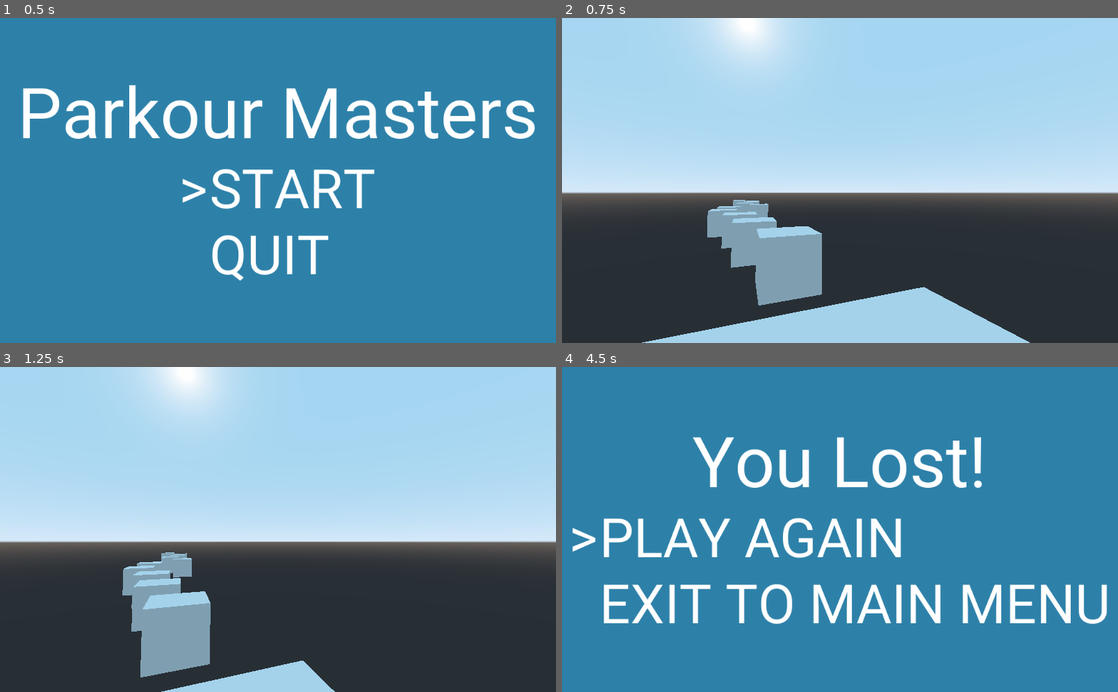
Above: before the commit, frames 1-4 (two rows, left to right).
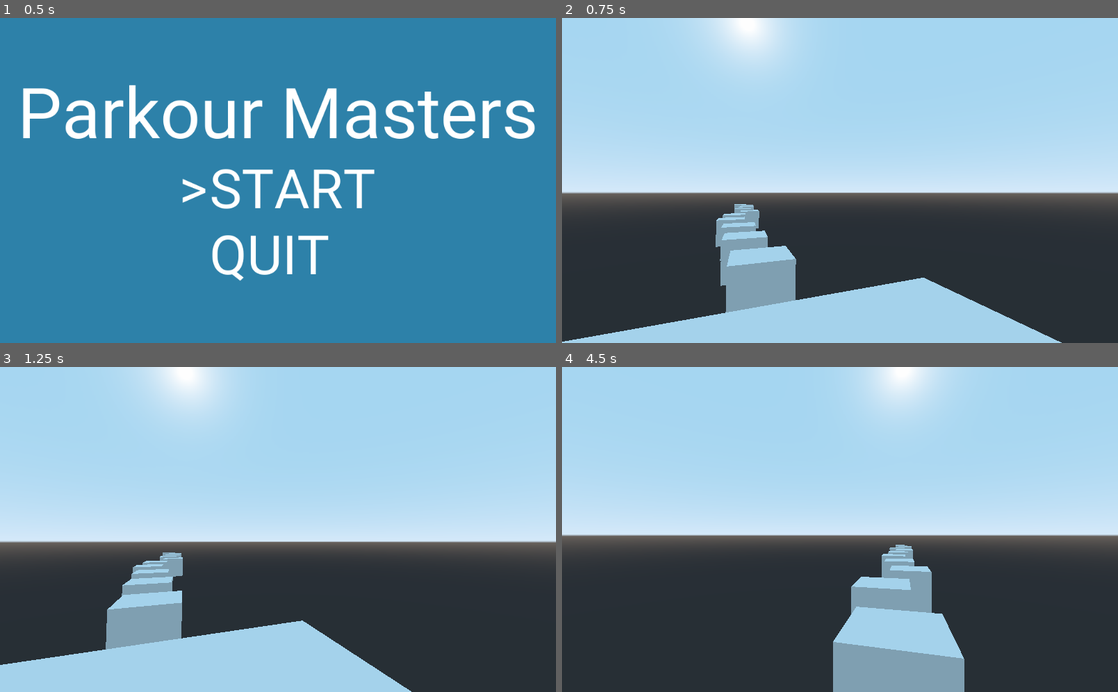
Above: after the commit, the same moments.

Repository: OverloadedOrama/Parkour-Masters
Game: Godot game, scene res://MainMenu.tscn
Two runs of this game, one before a commit and one after it. Both use one fixed random seed, a clock stepped at 60 frames per second and the inputs below.
Inputs (mouse positions are in pixels of both pictures, inside the frame that each line leads up to):
- Up to frame 1 (0.5 s): no input
- Up to frame 2 (0.75 s): tap Enter (ui_accept) at 0.5 s; move the mouse to (962, 164) at 0.52 s; hold D (move_right) from 0.53 s (still down); tap Space (jump) at 0.6 s
- Up to frame 3 (1.25 s): keep holding D (move_right); tap Space (jump) at 0.77, 1.07 s
- Up to frame 4 (4.5 s): move the mouse to (812, 529) at 1.27 s; release D (move_right) at 1.28 s; hold W (move_forward) from 1.28 s (still down); tap Space (jump) at 1.35, 1.52, 1.82, 2.1, 2.85, 3.02, 3.32, 3.6, 3.77, 4.07, 4.35 s; move the mouse to (851, 523) at 2.02 s; move the mouse to (834, 536) at 2.77 s; move the mouse to (878, 532) at 3.52 s; move the mouse to (795, 526) at 4.27 s

Frame 1 is identical in both runs. In frame 2, 6.7% of the frame differs, in the area x 0-90%, y 55-100%; in frame 3, 11%; in frame 4, 100%, in the area x 0-100%, y 0-100%.

Commit message:
Added new distance system, fixed gravity, changed timer

Diff:
--- /dev/null
+++ b/Global.gd
@@ -0,0 +1,3 @@
+extends Node
+
+var distance = 0
--- a/Level.gd
+++ b/Level.gd
@@ -9,7 +9,12 @@
 func _ready():
 	for i in range(10):
 		add_box(i)
+	Global.distance = 0
 
+func _physics_process(delta: float):
+	var player_z = floor(-(player.translation.z + 2) / 4.2)
+	if player_z > Global.distance:
+		Global.distance = player_z
 
 func _on_Timer_timeout():
 	boxparent.get_child(0).queue_free()
@@ -20,5 +25,5 @@
 func add_box(number):
 	var csgbox = box.instance()
 	var z_pos = (number + 2) * -4.2
-	csgbox.translation = Vector3(rand_range(-2, 2), -1, z_pos)
+	csgbox.translation = Vector3(rand_range(-1, 1), -2, z_pos)
 	boxparent.add_child(csgbox)
--- a/Level.tscn
+++ b/Level.tscn
@@ -19,8 +19,7 @@
 depth = 10.271
 
 [node name="Timer" type="Timer" parent="."]
-wait_time = 1.7
-autostart = true
+wait_time = 0.7
 
 [node name="BoxParent" type="Spatial" parent="."]
 
--- a/Player.gd
+++ b/Player.gd
@@ -6,8 +6,8 @@
 const ACCEL_DEFAULT = 7
 const ACCEL_AIR = 1
 onready var accel = ACCEL_DEFAULT
-var gravity = 9.8
-var jump = 5
+var gravity = 9
+var jump = 3
 
 var cam_accel = 40
 var mouse_sense = 0.1
@@ -22,6 +22,8 @@
 onready var camera = $Head/Camera
 
 onready var root = get_tree().get_root().get_node("Spatial")
+
+onready var timer = $"../Timer"
 
 func _ready():
 	Input.set_mouse_mode(Input.MOUSE_MODE_CAPTURED)
@@ -72,6 +74,11 @@
 	movement = velocity + gravity_vec
 
 	move_and_slide_with_snap(movement, snap, Vector3.UP)
-	if translation.y < -20:
+	if translation.y < -5:
 		get_tree().change_scene("res://YouLostMenu.tscn")
 		Input.set_mouse_mode(Input.MOUSE_MODE_VISIBLE)
+	if get_slide_count() > 0:
+		var collision_data = get_slide_collision(0)
+		if collision_data.collider is StaticBody:
+			if timer.is_stopped():
+				timer.start()
--- a/YouLostMenu.gd
+++ b/YouLostMenu.gd
@@ -2,11 +2,13 @@
 
 onready var selector_one = $CenterContainer/VBoxContainer/CenterContainer2/VBoxContainer/CenterContainer/HBoxContainer/Selector
 onready var selector_two = $CenterContainer/VBoxContainer/CenterContainer2/VBoxContainer/CenterContainer2/HBoxContainer/Selector
+onready var distance_label = find_node("DistanceLabel")
 
 var current_selection = 0
 
 func _ready():
 	set_current_selection(0)
+	distance_label.text = "Distance: %s Blocks" % [Global.distance]
 
 func _process(delta):
 	if Input.is_action_just_pressed("ui_down") and current_selection < 1:
--- a/YouLostMenu.tscn
+++ b/YouLostMenu.tscn
@@ -30,9 +30,9 @@
 
 [node name="VBoxContainer" type="VBoxContainer" parent="CenterContainer"]
 margin_left = 13.0
-margin_top = 101.0
+margin_top = 23.0
 margin_right = 1010.0
-margin_bottom = 498.0
+margin_bottom = 577.0
 
 [node name="CenterContainer" type="CenterContainer" parent="CenterContainer/VBoxContainer"]
 margin_right = 997.0
@@ -45,10 +45,23 @@
 custom_fonts/font = SubResource( 1 )
 text = "You Lost!"
 
-[node name="CenterContainer2" type="CenterContainer" parent="CenterContainer/VBoxContainer"]
+[node name="CenterContainer4" type="CenterContainer" parent="CenterContainer/VBoxContainer"]
 margin_top = 157.0
 margin_right = 997.0
-margin_bottom = 397.0
+margin_bottom = 310.0
+
+[node name="DistanceLabel" type="Label" parent="CenterContainer/VBoxContainer/CenterContainer4"]
+margin_left = 28.0
+margin_right = 969.0
+margin_bottom = 153.0
+rect_min_size = Vector2( 941, 118 )
+custom_fonts/font = SubResource( 1 )
+text = "Distance:"
+
+[node name="CenterContainer2" type="CenterContainer" parent="CenterContainer/VBoxContainer"]
+margin_top = 314.0
+margin_right = 997.0
+margin_bottom = 554.0
 
 [node name="VBoxContainer" type="VBoxContainer" parent="CenterContainer/VBoxContainer/CenterContainer2"]
 margin_right = 997.0
--- a/project.godot
+++ b/project.godot
@@ -13,6 +13,10 @@
 config/name="Parkour Masters"
 run/main_scene="res://MainMenu.tscn"
 config/icon="res://icon.png"
+
+[autoload]
+
+Global="*res://Global.gd"
 
 [input]
 
Not shown, changed: export_presets.cfg
Not shown, added: .gitignore
